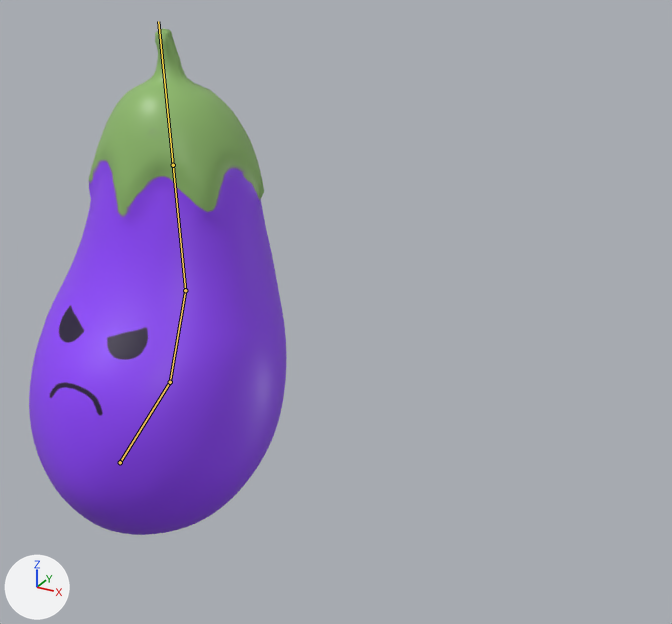
The FBX model CULLinary2/Assets/Models/Eggplant/eggplant.fbx, before and after one commit.
Rendered twice from a camera (50 mm lens) standing at (3.85, -4.37, 4.03) and looking at (1.33, 0.21, 1.74). The axes (+X, +Y, +Z) are drawn at lower left. The lights are the same throughout. The bones that bend it are drawn over the model as lines.

The first picture shows 'eggplant_lores'.
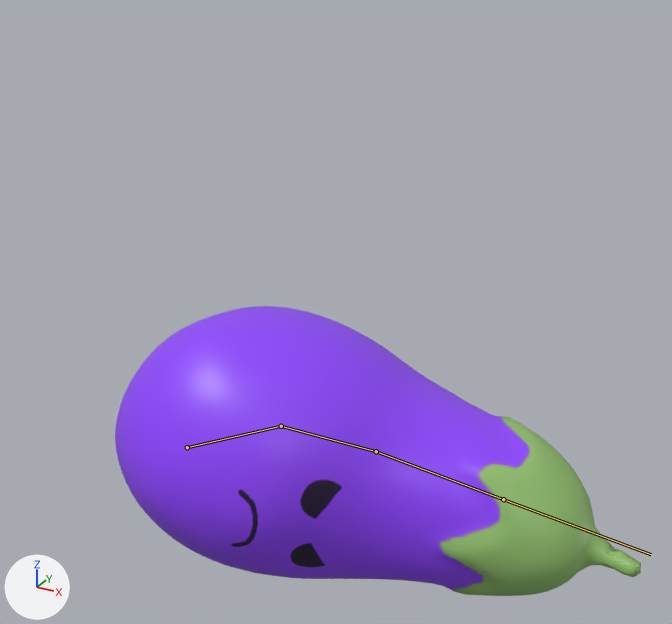
The newer file adds an action. The first version stands in its rest pose; the second is drawn at frame 26 of the action 'Armature|Death'.

What differs and where, as boxes [x1, y1, x2, y2] in the pictures (672 x 624 px):
'eggplant_lores', posed (104% wider, 43% shorter): before [29, 28, 286, 535]; after [115, 306, 641, 596]
bone 'Root', root to tip: before (120, 462) to (170, 382); after (187, 447) to (281, 426)
bone 'Root.001', root to tip: before (170, 382) to (185, 290); after (281, 426) to (376, 451)
bone 'Root.002', root to tip: before (185, 290) to (173, 165); after (376, 451) to (503, 499)

Diff of the bpy script that builds the scene:
```diff
--- a/CULLinary2/Assets/Models/Eggplant/eggplant.fbx.py
+++ b/CULLinary2/Assets/Models/Eggplant/eggplant.fbx.py
@@ bone_root @@
 bone_root = bpy.data.objects['Armature'].pose.bones['Root']
-bone_root.location = (0.0, 0.0, 0.0)
-bone_root.rotation_quaternion = (1.0, 0.0, 0.0, 0.0)  # degrees (0, 0, 0)
+bone_root.location = (0.581, 0.151, 0.252)
+bone_root.rotation_quaternion = (0.662, 0.0, 0.643, -0.385)  # degrees (-71, 58, -104)
@@ bone_root_001 @@
 bone_root_001 = bpy.data.objects['Armature'].pose.bones['Root.001']  # child of 'Root'
-bone_root_001.rotation_quaternion = (1.0, 0.0, 0.0, 0.0)  # degrees (0, 0, 0)
+bone_root_001.rotation_quaternion = (0.998, 0.0, 0.026, -0.064)  # degrees (0, 3, -7)
@@ bone_root_002 @@
 bone_root_002 = bpy.data.objects['Armature'].pose.bones['Root.002']  # child of 'Root.001'
-bone_root_002.rotation_quaternion = (1.0, 0.0, 0.0, 0.0)  # degrees (0, 0, 0)
+bone_root_002.rotation_quaternion = (0.995, 0.0, 0.005, 0.103)  # degrees (0, 1, 12)
```
